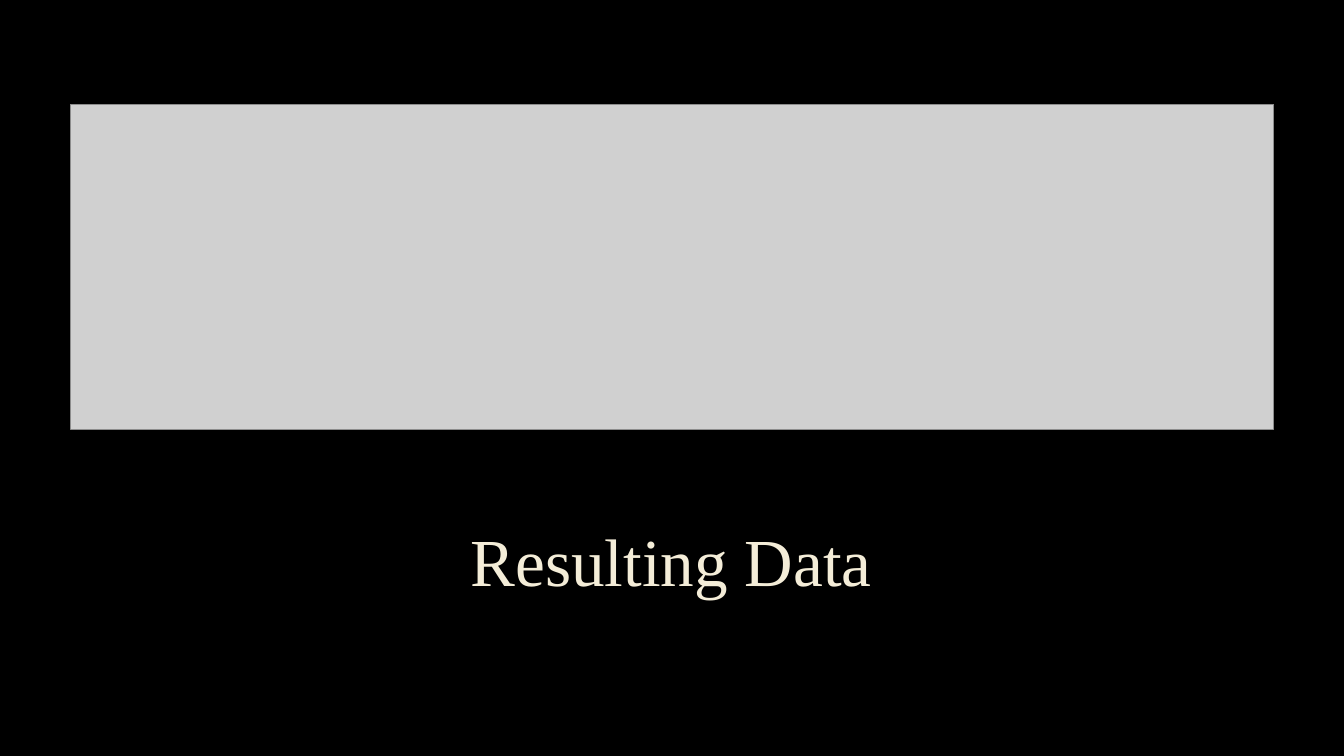
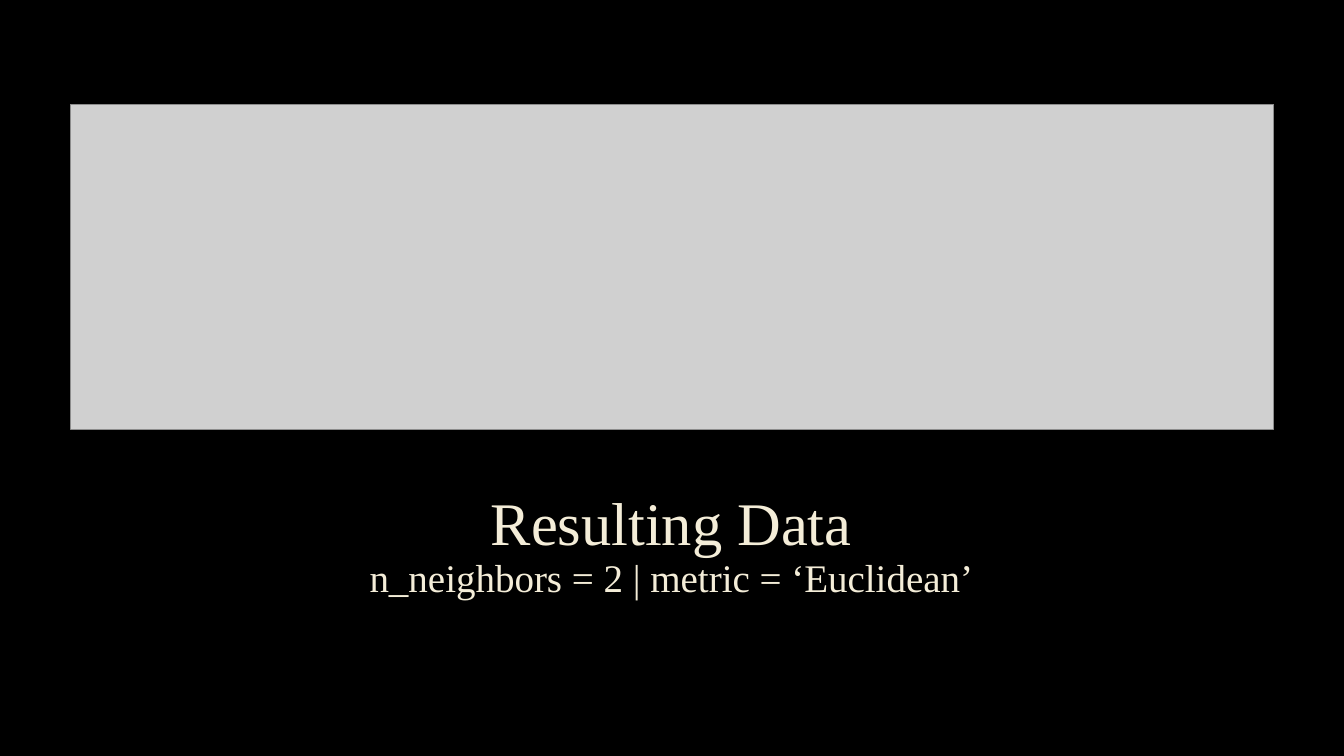
Before and after one commit to cmbfuqua/senior_project, a slide deck: slide 14 of Outlier Detection Presentation.pptx (slide 15 before the commit). Drawn at 1344x756 pixels with LibreOffice and Linux fonts; fonts in the diff are those of the drawing; grey boxes stand for pictures; background and template pictures are left out. Boxes give left, top, right and bottom in pixels: in the first picture for what was removed or moved away, otherwise in the second. Text is boxed around its words. In the diff, an @@ line names an element or a change of style, - is before the commit and + after.

```diff
--- a/Outlier Detection Presentation.pptx
+++ b/Outlier Detection Presentation.pptx
@@ title at [370, 503, 973, 599]: text changed; size 48 to 27.9 pt @@
-Resulting Data
+Resulting Data
+n_neighbors = 2 | metric = ‘Euclidean’
```
Also in this commit, not shown: 6 other slides changed, 7 slides added, 4 slides removed, 11 other files.
